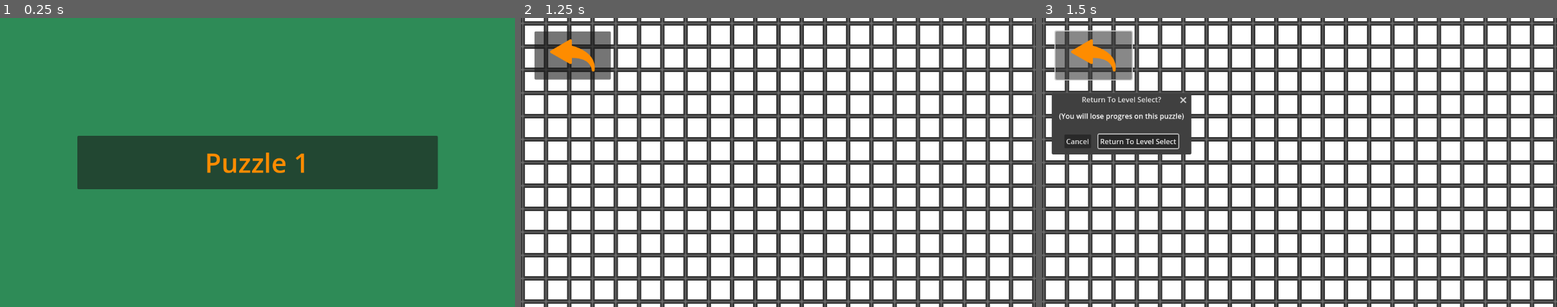
Above: before the commit, frames 1-3 (left to right).
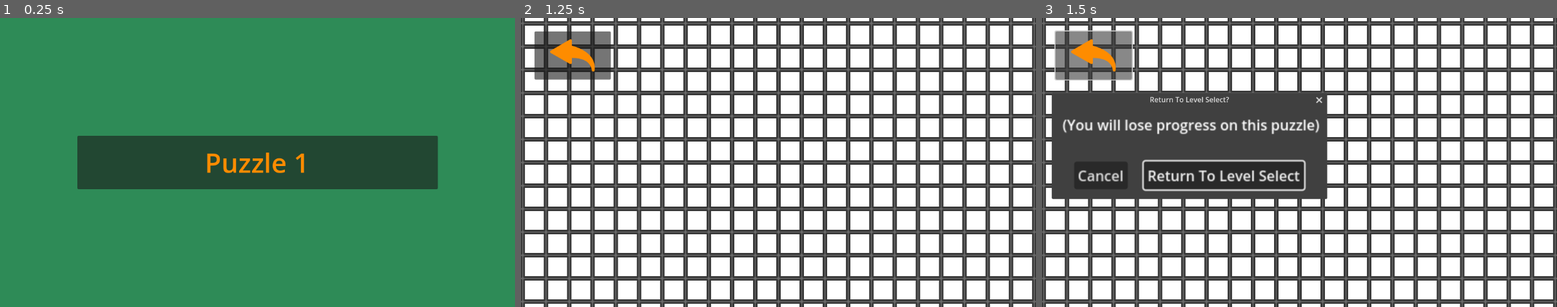
Above: after the commit, the same moments.

Repository: puzzlePictures/puzzPics
Game: Godot game, scene res://level_select.tscn
Two runs of this game, one before a commit and one after it. Both use one fixed random seed, a clock stepped at 60 frames per second and the inputs below.
Inputs (mouse positions are in pixels of both pictures, inside the frame that each line leads up to):
- Up to frame 1 (0.25 s): no input
- Up to frame 2 (1.25 s): click "Puzzle 1" at 0.5 s
- Up to frame 3 (1.5 s): click (1057, 35) at 1.27 s

Frames 1-2 are identical in both runs. In frame 3, 12% of the frame differs, in the area x 1-56%, y 25-63%.

Commit message:
Added mouse drag functionality
Now when the mouse is dragged across several tiles, they will be filled in as the cursor enters the area. Additionaly fixed unexpected behavior regarding buttons being active. Now there are motr triggers to disable the buttons of the game when you expect them tobe disabled.

Diff:
--- a/game_elements/column_clue_container.gd
+++ b/game_elements/column_clue_container.gd
@@ -33,7 +33,7 @@
 			# This addresses the variance in the number of clues in a column
 			# Columns with a small amount of clues will get space filled in to be equivalent to the largest clue set
 			idx = len(clue_array) - idx
-			#print(idx)
+
 			clue_set.append_text(str(clue_array[idx]) if idx >= 0 else '')
 			clue_set.newline()
 
--- a/game_elements/grid.gd
+++ b/game_elements/grid.gd
@@ -1,6 +1,6 @@
 extends GridContainer
 
-signal puzzle_solved
+signal puzzle_solved(funcToDisconnect)
 
 # 2D array to store Cell node references
 var cells: Array[Array] = []
@@ -24,8 +24,6 @@
 	cols = puzzle_data['columns']
 	rows = puzzle_data['rows']
 
-	#Puzzles.count_solution_pixels(solution)
-
 	columns = cols
 	position -= size / 2
 
@@ -43,9 +41,15 @@
 
 			# Customize node
 			cell.custom_minimum_size = Vector2(CELL_SIZE, CELL_SIZE)
-			cell.pressed.connect(_on_cell_clicked.bind(x, y))
+			cell.button_down.connect(_on_cell_clicked.bind(x, y))
+			cell.mouse_entered.connect(_on_cell_entered.bind(cell))
+			#cell.focus_entered.connect(_on_cell_entered.bind(cell))
 			cell.icon = preload("res://assets/cell_states/empty.svg")
-			#cell.icon = preload("res://assets/cell_states/empty.svg") if puzzle_data['solution'][y][x] == 0 else preload("res://assets/cell_states/filled.svg")
+
+			#cell.icon = preload("res://assets/cell_states/empty.svg") \
+				#if puzzle_data['solution'][y][x] == 0 \
+				#else preload("res://assets/cell_states/filled.svg")
+
 			cell.expand_icon = true
 
 			add_child(cell)
@@ -55,7 +59,7 @@
 
 func _on_cell_clicked(col: int, row: int) -> void:
 	# Toggle cell state
-	if (Input.is_action_pressed("mark_cell") or Input.is_action_pressed("mouse_mark_cell")) and grid_state[row][col] == 0:
+	if grid_state[row][col] == 0 and Input.is_action_pressed("mark_cell"):
 		grid_state[row][col] = 2
 		cells[row][col].icon = preload("res://assets/cell_states/marked.svg")
 	elif grid_state[row][col] == 0:
@@ -75,6 +79,10 @@
 	if filled_count == solution_pixel_count:
 		check_win_state()
 
+func _on_cell_entered(cell: Button) -> void:
+	if Input.is_mouse_button_pressed(MOUSE_BUTTON_LEFT):
+		cell.button_down.emit()
+
 func check_win_state() -> void:
 	for row in range(rows):
 		for col in range(cols):
@@ -84,7 +92,8 @@
 				return
 
 	# If the loop completes without exiting early
-	puzzle_solved.emit()
+	puzzle_solved.emit(cells[0][0].button_down.get_connections()[0]["callable"])
+
 
 # Called every frame. 'delta' is the elapsed time since the previous frame.
 func _process(delta: float) -> void: pass
--- a/game_elements/row_clue_container.gd
+++ b/game_elements/row_clue_container.gd
@@ -12,7 +12,8 @@
 	clues.assign(puzzle_data["row_clues"])
 	row_count = puzzle_data['rows']
 
-	var max_clue_len: int = clues.map(func (clue_set: Array[int]) -> int: return len(str(clue_set.max()))).max()
+	var max_clue_len: int = clues.map( \
+		func (clue_set: Array[int]) -> int: return len(str(clue_set.max()))).max()
 
 	for row in row_count:
 		var clue_set = RichTextLabel.new()
@@ -24,7 +25,8 @@
 
 		# Create the string by iterating over the array and adding spaces where needed
 		var clue_array: Array = clues[row]
-		var clue_str: String = clue_array.reduce(func (acc, clue) -> String: return acc + ' ' + str(clue).lpad(max_clue_len, '  '), '')
+		var clue_str: String = clue_array.reduce( \
+			func (acc, clue) -> String: return acc + ' ' + str(clue).lpad(max_clue_len, '  '), '')
 		# Align the text to the right
 		clue_set.append_text("[right]" + clue_str + "[/right]")
 
--- a/main.gd
+++ b/main.gd
@@ -26,12 +26,16 @@
 
 	$RowClueContainer.position.y += 5
 
-func _puzzle_solved() -> void:
+func _puzzle_solved(funcToDisconnect: Callable) -> void:
 	for row in range($Grid.rows):
 		for col in range($Grid.cols):
 			$Grid.cells[row][col].disabled = true
 
+			if $Grid.cells[row][col].button_down.is_connected(funcToDisconnect):
+				$Grid.cells[row][col].button_down.disconnect(funcToDisconnect)
+
 	$GameWinModal.show()
+	$BackButton.disabled = true
 
 func _on_back_button_pressed() -> void: $BackConfirmationModal.show()
 
--- a/main.tscn
+++ b/main.tscn
@@ -14,6 +14,8 @@
 anchors_preset = 15
 anchor_right = 1.0
 anchor_bottom = 1.0
+offset_left = -2.0
+offset_right = -2.0
 grow_horizontal = 2
 grow_vertical = 2
 
@@ -43,7 +45,7 @@
 [node name="GameWinModal" parent="." instance=ExtResource("5_cmadd")]
 visible = false
 
-[node name="Button" type="Button" parent="."]
+[node name="BackButton" type="Button" parent="."]
 offset_left = 30.0
 offset_top = 30.0
 offset_right = 201.0
@@ -55,12 +57,14 @@
 mode = 1
 title = "Return To Level Select?"
 position = Vector2i(30, 200)
-size = Vector2i(296, 100)
+size = Vector2i(600, 200)
 keep_title_visible = false
+content_scale_stretch = 1
+content_scale_factor = 2.0
 ok_button_text = "Return To Level Select"
-dialog_text = "(You will lose progres on this puzzle)"
+dialog_text = "(You will lose progress on this puzzle)"
 dialog_hide_on_ok = false
 
 [connection signal="puzzle_solved" from="Grid" to="." method="_puzzle_solved"]
-[connection signal="pressed" from="Button" to="." method="_on_back_button_pressed"]
+[connection signal="pressed" from="BackButton" to="." method="_on_back_button_pressed"]
 [connection signal="confirmed" from="BackConfirmationModal" to="." method="_on_back_dialog_confirmed"]
--- a/project.godot
+++ b/project.godot
@@ -40,21 +40,5 @@
 mark_cell={
 "deadzone": 0.5,
 "events": [Object(InputEventKey,"resource_local_to_scene":false,"resource_name":"","device":-1,"window_id":0,"alt_press …(195 unchanged characters)…
-, Object(InputEventKey,"resource_local_to_scene":false,"resource_name":"","device":-1,"window_id":0,"alt_pressed":false,"shift_pressed":false,"ctrl_pressed":false,"meta_pressed":false,"pressed":false,"keycode":0,"physical_keycode":88,"key_label":0,"unicode":120,"location":0,"echo":false,"script":null)
 ]
 }
-fill_cell={
-"deadzone": 0.5,
-"events": [Object(InputEventKey,"resource_local_to_scene":false,"resource_name":"","device":-1,"window_id":0,"alt_pressed":false,"shift_pressed":false,"ctrl_pressed":false,"meta_pressed":false,"pressed":false,"keycode":0,"physical_keycode":90,"key_label":0,"unicode":122,"location":0,"echo":false,"script":null)
-]
-}
-mouse_mark_cell={
-"deadzone": 0.5,
-"events": [Object(InputEventMouseButton,"resource_local_to_scene":false,"resource_name":"","device":-1,"window_id":0,"alt_pressed":false,"shift_pressed":true,"ctrl_pressed":false,"meta_pressed":false,"button_mask":1,"position":Vector2(807, 5),"global_position":Vector2(826, 96),"factor":1.0,"button_index":1,"canceled":false,"pressed":true,"double_click":false,"script":null)
-]
-}
-mouse_fill_cell={
-"deadzone": 0.5,
-"events": [Object(InputEventMouseButton,"resource_local_to_scene":false,"resource_name":"","device":-1,"window_id":0,"alt_pressed":false,"shift_pressed":false,"ctrl_pressed":false,"meta_pressed":false,"button_mask":1,"position":Vector2(743, 43),"global_position":Vector2(762, 134),"factor":1.0,"button_index":1,"canceled":false,"pressed":true,"double_click":false,"script":null)
-]
-}
